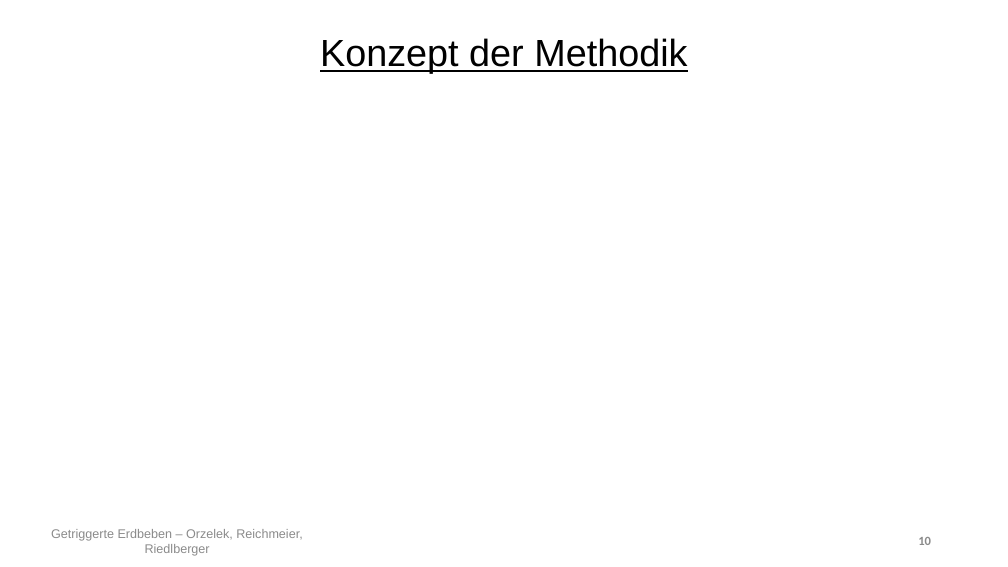
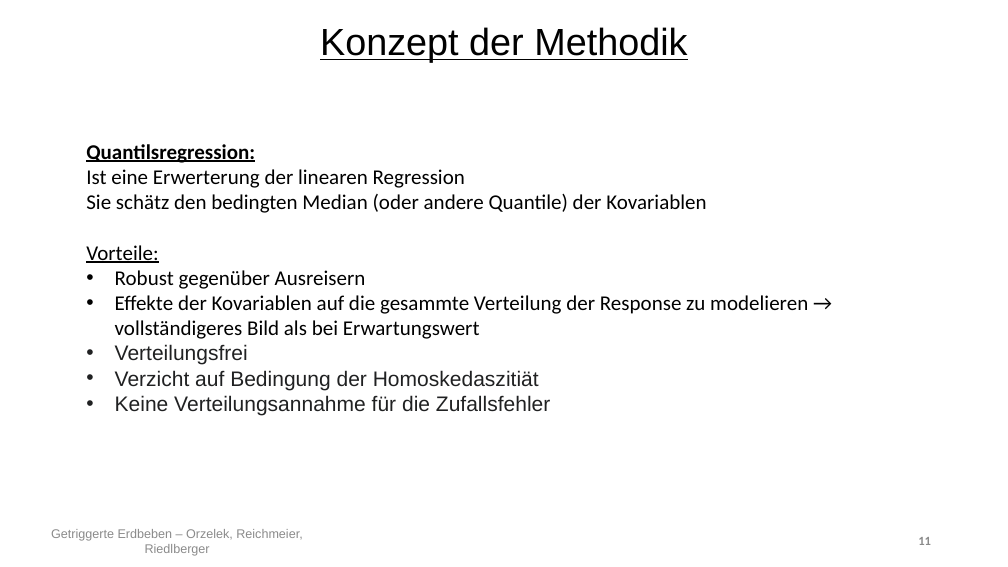
Before and after one commit to Kati77/Praktikum-Erdbeben, a slide deck: slide 11 of PP.pptx (slide 10 before the commit). Drawn at 1008x567 pixels with LibreOffice and Linux fonts; fonts in the diff are those of the drawing. Boxes give left, top, right and bottom in pixels: in the first picture for what was removed or moved away, otherwise in the second. Text is boxed around its words. In the diff, an @@ line names an element or a change of style, - is before the commit and + after.

```diff
--- a/PP.pptx
+++ b/PP.pptx
@@ text "Konzept der Methodik": place and size @@
-text "Konzept der Methodik" at (320,38,687,74)
+text "Konzept der Methodik" at (320,27,687,62)
@@ text added at (86,144,808,415), 20 pt, text #000000 @@
+Quantilsregression:
+Ist eine Erwerterung der linearen Regression
+Sie schätz den bedingten Median (oder andere Quantile) der Kovariablen
+Vorteile:
+• Robust gegenüber Ausreisern
+• Effekte der Kovariablen auf die gesammte Verteilung der Response zu modelieren → vollständigeres Bild als bei Erwartungswert
+• Verteilungsfrei
+• Verzicht auf Bedingung der Homoskedaszitiät
+• Keine Verteilungsannahme für die Zufallsfehler
@@ page number at (918,537,931,545): text changed @@
-10
+11
```
Also in this commit, not shown: 8 other slides changed, 5 slides added, 1 slide removed.
